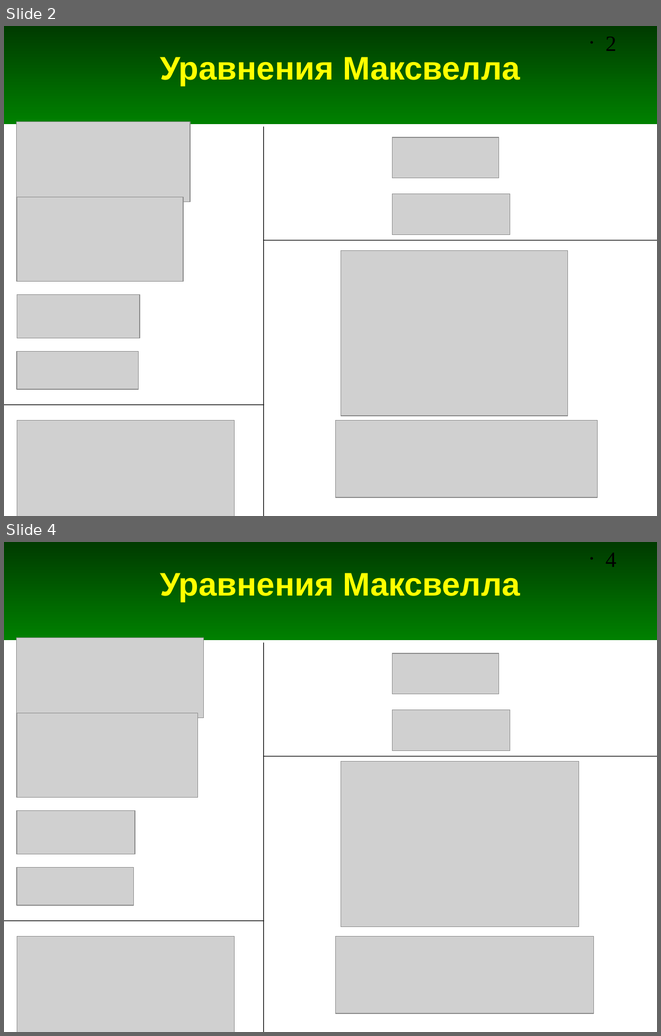
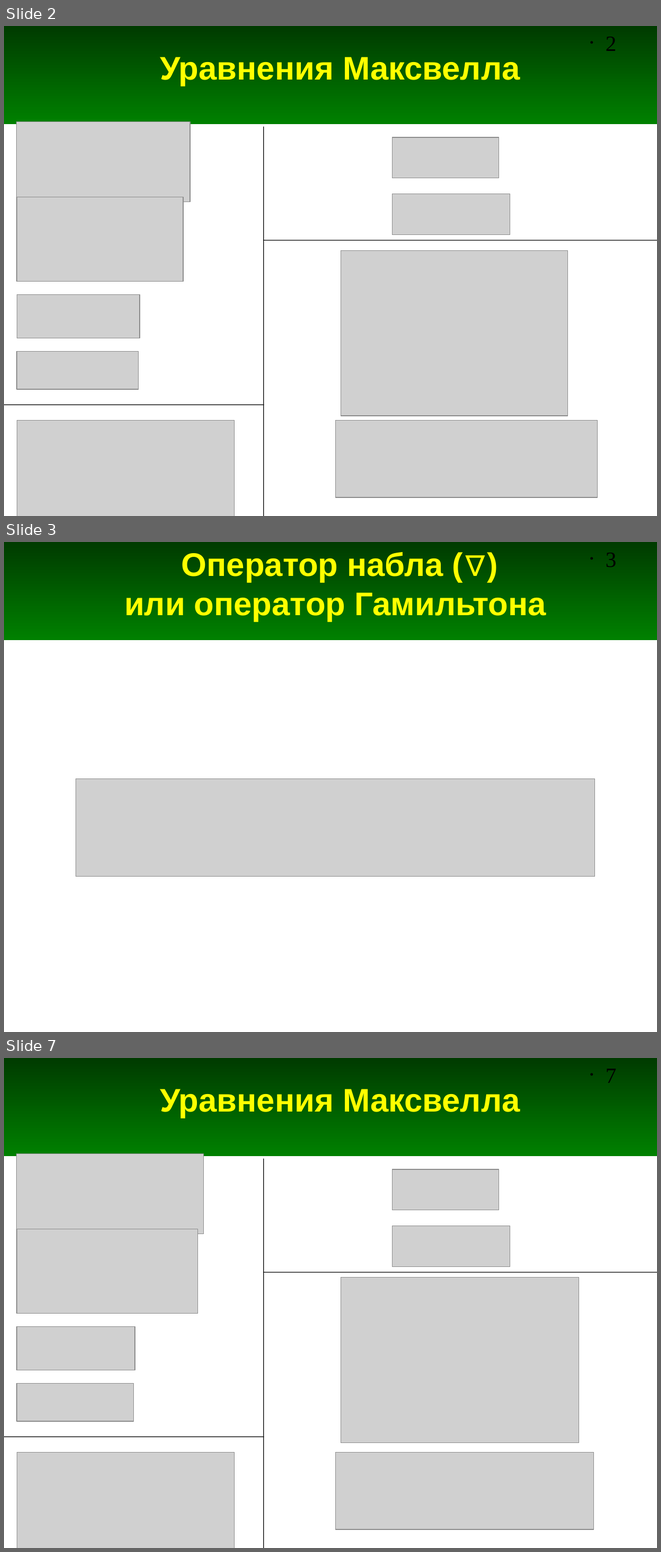
Before and after one commit to andris0147sv/modelling, a slide deck: FDTD.odp. Shown one above the other, each under a label of ours: slides 2 and 4 before the commit, slides 2, 3 and 7 after it; the slides between them are not shown. The pictures are 661x1036 and 661x1552 pixels, drawn with LibreOffice and Linux fonts; fonts in the diff are those of the drawing; grey boxes stand for pictures. Boxes give left, top, right and bottom in pixels: in the first picture for what was removed or moved away, otherwise in the second. Text is boxed around its words. In the diff, an @@ line names an element or a change of style, - is before the commit and + after.

Commit message:
Добавлены слайды про оператор набла и про волновое уравнение

```diff
--- a/FDTD.odp
+++ b/FDTD.odp
@@ slide 3 added at (4, 542, 657, 1032), background #FFFFFF; not listed: 2 template elements that a slide beside it also shows @@
@@ title added at (124, 552, 546, 622), 36 pt, text #FFFF00, bold @@
+Оператор набла (∇)
+или оператор Гамильтона
@@ picture added at (76, 778, 594, 876) @@
@@ what was slide 4 is now slide 7 @@
@@ page number at (606, 1069, 617, 1083): text changed @@
-• 4
+• 7
```
Also in this commit, not shown: 2 slides changed, 6 other slides added, 1 slide removed.
